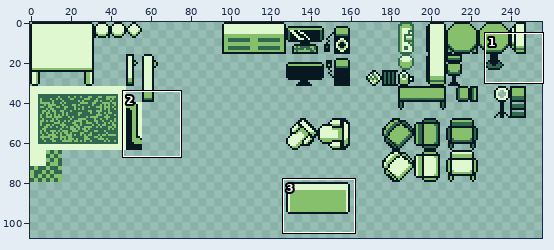
Pixel-art file, stored at Art/Atlas.aseprite. Above: a wide view before the commit, with the close-up outlined.
Close-up. Old version:
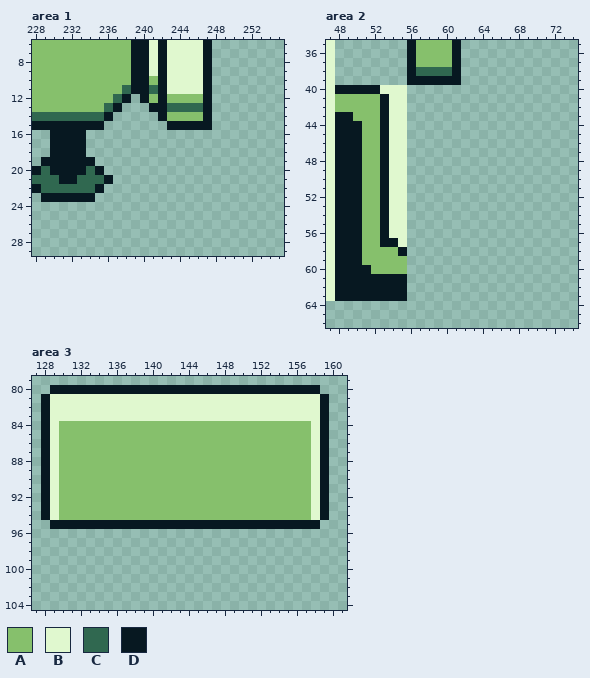
256x256 pixels, 1 frame. Shown: area 1: x 228..255, y 6..29; area 2: x 47..74, y 35..66; area 3: x 127..161, y 79..104. The wide view leaves out empty margins.
Palette (. is transparent): A #86c06c  B #e0f8cf  C #306850  D #071821
Pixels before, area 1, first column x 228:
 6 AAAAAAAAAAADDBDBBBBD
 7 AAAAAAAAAAADDBDBBBBD
 8 AAAAAAAAAAADDBDBBBBD
 9 AAAAAAAAAAADDBDBBBBD
10 AAAAAAAAAAADDADBBBBD
11 AAAAAAAAAACDDCDBBBBD
12 AAAAAAAAACD.DADAAAAD
13 AAAAAAAACD...DDCCCCD
14 CCCCCCCCD.....DAAAAD
15 DDDDDDDD.......DDDDD
16 ..DDDD..............
17 ..DDDD..............
18 ..DDDD..............
19 .DDDDDD.............
20 DCDDDDCD............
21 CCCDDCCCD...........
22 DCCCCCCD............
23 .DDDDDD.............
Pixels before, area 2, first column x 47:
35 B........DAAAAD
36 B........DAAAAD
37 B........DAAAAD
38 B........DCCCCD
39 B........DDDDDD
40 BDDDDDBBB......
41 BAAAAADBB......
42 BAAAAADBB......
43 BDDAAADBB......
44 BDDDAADBB......
45 BDDDAADBB......
46 BDDDAADBB......
47 BDDDAADBB......
48 BDDDAADBB......
49 BDDDAADBB......
50 BDDDAADBB......
51 BDDDAADBB......
52 BDDDAADBB......
53 BDDDAADBB......
54 BDDDAADBB......
55 BDDDAADBB......
56 BDDDAADBB......
57 BDDDAADDB......
58 BDDDAAAAD......
59 BDDDAAAAA......
60 BDDDDAAAA......
61 BDDDDDDDD......
62 BDDDDDDDD......
63 BDDDDDDDD......
Pixels before, area 3, first column x 128:
80 .DDDDDDDDDDDDDDDDDDDDDDDDDDDDDD.
81 DBBBBBBBBBBBBBBBBBBBBBBBBBBBBBBD
82 DBBBBBBBBBBBBBBBBBBBBBBBBBBBBBBD
83 DBBBBBBBBBBBBBBBBBBBBBBBBBBBBBBD
84 DBAAAAAAAAAAAAAAAAAAAAAAAAAAAABD
85 DBAAAAAAAAAAAAAAAAAAAAAAAAAAAABD
86 DBAAAAAAAAAAAAAAAAAAAAAAAAAAAABD
87 DBAAAAAAAAAAAAAAAAAAAAAAAAAAAABD
88 DBAAAAAAAAAAAAAAAAAAAAAAAAAAAABD
89 DBAAAAAAAAAAAAAAAAAAAAAAAAAAAABD
90 DBAAAAAAAAAAAAAAAAAAAAAAAAAAAABD
91 DBAAAAAAAAAAAAAAAAAAAAAAAAAAAABD
92 DBAAAAAAAAAAAAAAAAAAAAAAAAAAAABD
93 DBAAAAAAAAAAAAAAAAAAAAAAAAAAAABD
94 DBAAAAAAAAAAAAAAAAAAAAAAAAAAAABD
95 .DDDDDDDDDDDDDDDDDDDDDDDDDDDDDD.
After the commit:
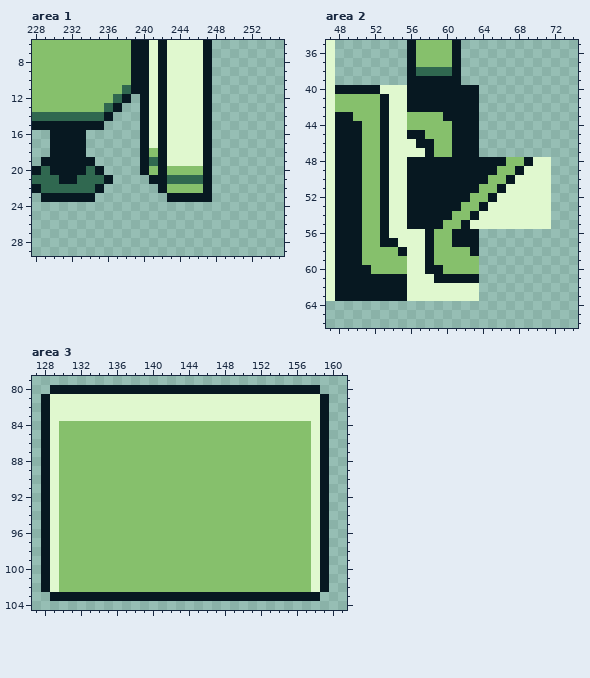
Changes in this commit:
Area 1, layer "Microondas":
Colour A now appears in row 18 at x 241; in row 20 at x 241 and 243 to 246; in row 22 at x 243 to 246.
Colour B now appears in rows 14 to 15 at x 241; in rows 16 to 17 at x 241 and 243 to 246; in rows 18 to 19 at x 243 to 246.
The author changed colour A to colour B in row 10 at x 241; in row 12 at x 241 and 243 to 246; in row 14 at x 243 to 246.
The author changed colour C to colour B in row 11 at x 241; in row 13 at x 243 to 246.
The author changed colour D to colour B in row 13 at x 241; in row 15 at x 243 to 246.
Colour C now appears in row 19 at x 241; in row 21 at x 243 to 246.
Colour D now appears in rows 13 to 14 at x 240; in row 15 at x 240 and 242; in rows 16 to 20 at x 240, 242 and 247; in row 21 at x 241 to 242 and 247; in row 22 at x 242 and 247; in row 23 at x 243 to 247.
Area 2, layers "Pared_3", "Pared_2", "Pared_1":
Colour A now appears in row 43 at x 56 to 59; in row 44 at x 56 to 60; in row 45 at x 58 to 60; in rows 46 to 47 at x 59 to 60; in row 48 at x 67 to 68; in row 49 at x 66 to 67.
Colour A now appears in row 50 at x 65 to 66; in row 51 at x 64 to 65; in row 52 at x 63 to 64; in row 53 at x 62 to 63; in row 54 at x 61 to 62; in row 55 at x 60 to 61.
Colour A now appears in rows 56 to 57 at x 59 to 60; in row 58 at x 59 to 62; in row 59 at x 59 to 63; in row 60 at x 60 to 63.
Colour B now appears in row 46 at x 56; in row 47 at x 56 to 57; in row 48 at x 70 to 71; in row 49 at x 69 to 71; in row 50 at x 68 to 71; in row 51 at x 67 to 71.
Colour B now appears in row 52 at x 66 to 71; in row 53 at x 65 to 71; in row 54 at x 64 to 71; in row 55 at x 63 to 71; in rows 56 to 60 at x 56 to 57; in row 61 at x 56 to 58.
Colour B now appears in rows 62 to 63 at x 56 to 63.
Colour D now appears in rows 40 to 42 at x 56 to 63; in row 43 at x 60 to 63; in row 44 at x 61 to 63; in row 45 at x 56 to 57 and 61 to 63; in row 46 at x 57 to 58 and 61 to 63; in row 47 at x 58 and 61 to 63.
Colour D now appears in row 48 at x 56 to 66 and 69; in row 49 at x 56 to 65 and 68; in row 50 at x 56 to 64 and 67; in row 51 at x 56 to 63 and 66; in row 52 at x 56 to 62 and 65; in row 53 at x 56 to 61 and 64.
Colour D now appears in row 54 at x 56 to 60 and 63; in row 55 at x 56 to 59 and 62; in rows 56 to 57 at x 58 and 61 to 63; in row 58 at x 58 and 63; in row 59 at x 58; in row 60 at x 58 to 59.
Colour D now appears in row 61 at x 59 to 63.
Area 3, layer "Cuadro_BM_Hall":
Colour A now appears in rows 96 to 102 at x 130 to 157.
The author changed colour D to colour A in row 95 at x 130 to 157.
Colour B now appears in rows 96 to 102 at x 129 and 158.
The author changed colour D to colour B in row 95 at x 129 and 158.
Colour D now appears in rows 95 to 102 at x 128 and 159; in row 103 at x 129 to 158.
